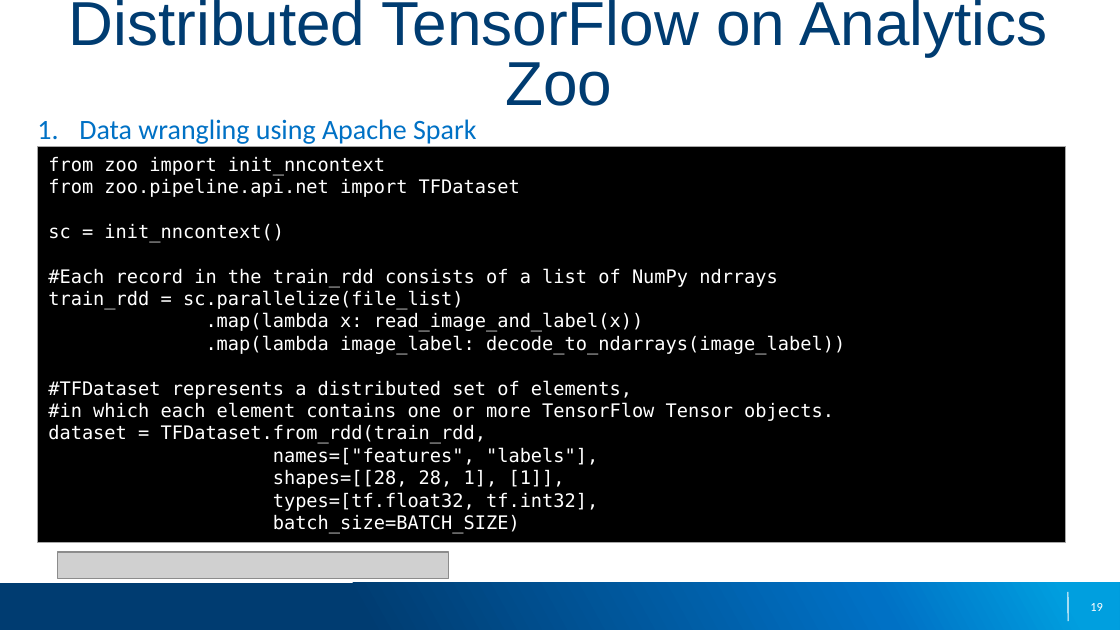
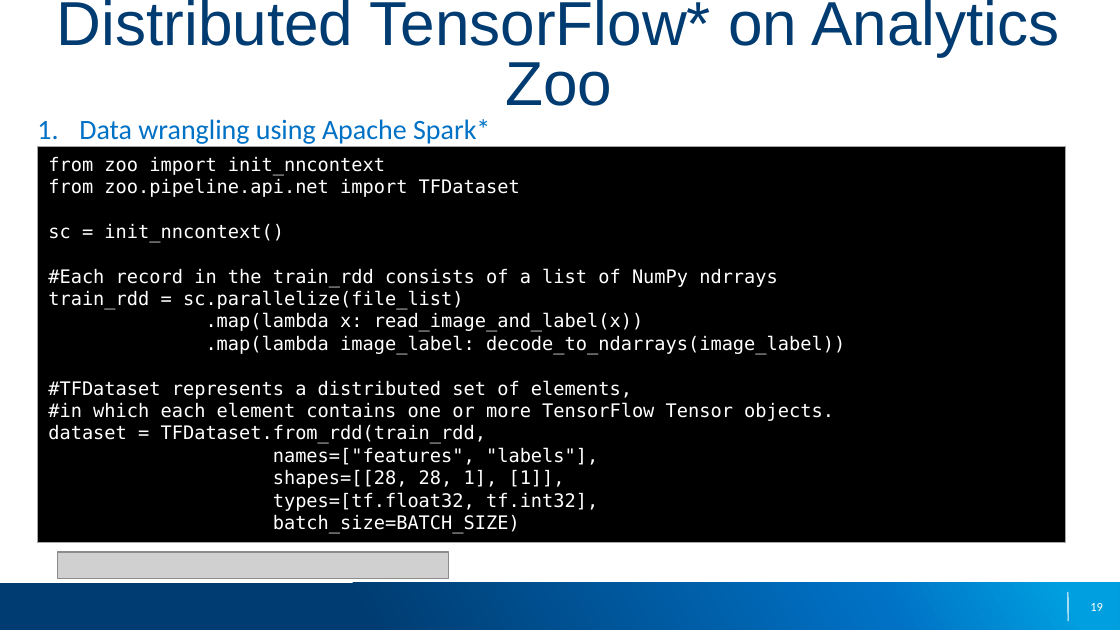
Before and after one commit to elephantscale/intel-analytics-zoo-tutorials, a slide deck: slide 19 of slides/1-Analytics-Zoo-Overview.pptx. Drawn at 1120x630 pixels with LibreOffice and Linux fonts; fonts in the diff are those of the drawing; grey boxes stand for pictures; background and template pictures are left out. Boxes give left, top, right and bottom in pixels: in the first picture for what was removed or moved away, otherwise in the second. Text is boxed around its words. In the diff, an @@ line names an element or a change of style, - is before the commit and + after.

```diff
--- a/slides/1-Analytics-Zoo-Overview.pptx
+++ b/slides/1-Analytics-Zoo-Overview.pptx
@@ title at <box>57,0,1059,106</box>: text changed @@
-Distributed TensorFlow on Analytics Zoo
+Distributed TensorFlow* on Analytics Zoo
@@ text at <box>79,119,490,144</box>: text changed @@
-1. Data wrangling using Apache Spark
+1. Data wrangling using Apache Spark*
```
Also in this commit, not shown: 13 other slides changed.
